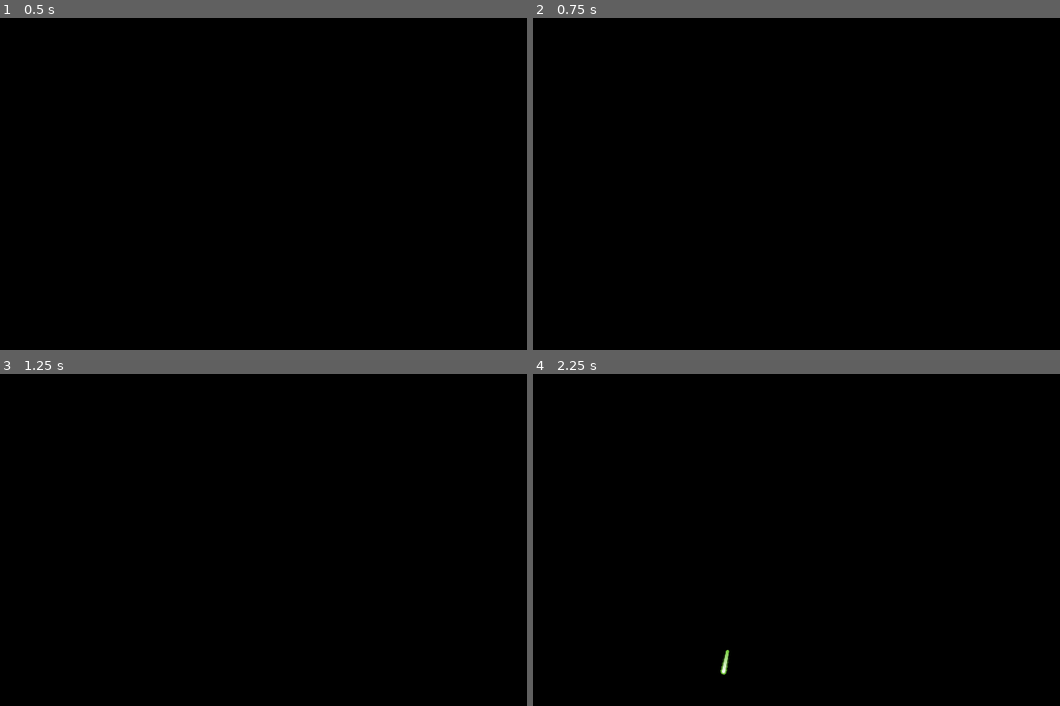
Above: before the commit, frames 1-4 (two rows, left to right).
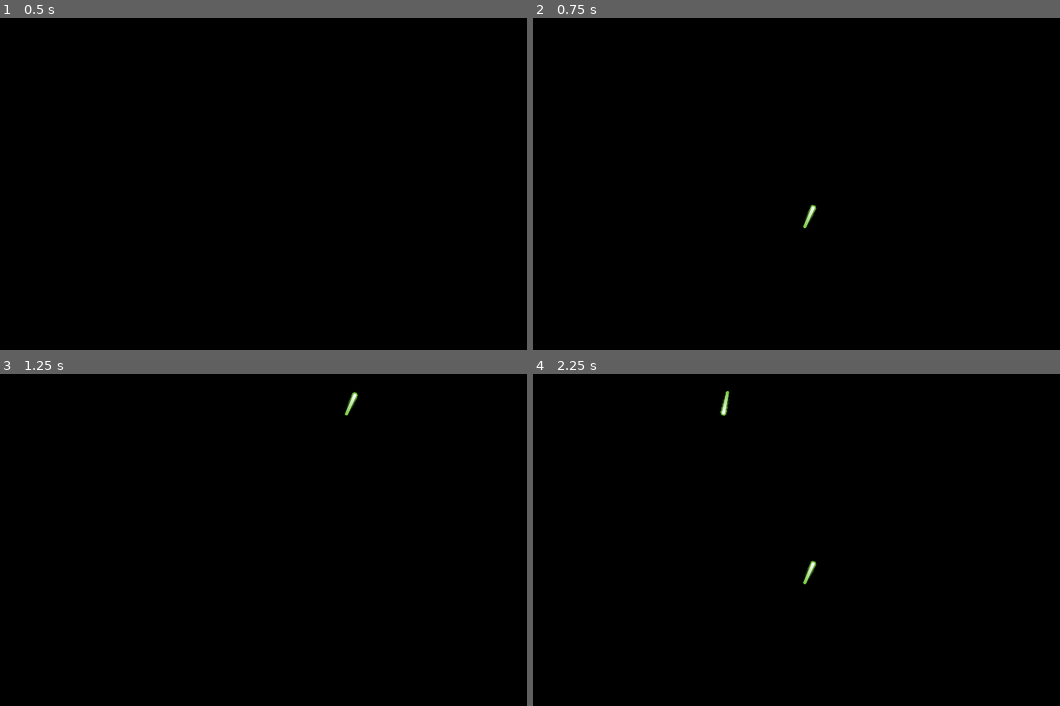
Above: after the commit, the same moments.

Repository: Korppi/AsteroidsClone
Game: Godot game, scene res://scenes/game/Game.tscn
Same seed, same stepped clock (60 frames per second), same inputs: the game is played once before the commit and once after it. The project has no main scene, so this scene is started directly.
Inputs:
- Up to frame 1 (0.5 s): no input
- Up to frame 2 (0.75 s): tap Enter at 0.5 s; hold D (turn_right) from 0.53 s (still down); tap Space (fire_laser) at 0.6 s
- Up to frame 3 (1.25 s): keep holding D (turn_right)
- Up to frame 4 (2.25 s): release D (turn_right) at 1.28 s; hold A (turn_left) 1.28-2.03 s; tap Space (fire_laser) at 1.35, 2.1 s; hold D (turn_right) from 2.03 s (still down)

Frame 1 is identical in both runs. In frame 2, less than 0.1% of the frame differs, in the area x 51-54%, y 56-64%; in frame 3, less than 0.1%; in frame 4, 0.2%, in the area x 35-54%, y 5-91%.

Commit message:
laser now behaves correctly when outside of screen

Diff:
--- a/scenes/game/Laser/Laser.gd
+++ b/scenes/game/Laser/Laser.gd
@@ -1,12 +1,26 @@
 extends Area2D
 
 export var speed = 800
+var screen_size
+var laser_size
 
 func _ready():
 	$Timer.start()
+	screen_size = OS.get_window_size()
+	print(screen_size)
+	laser_size = $Sprite.get_rect().size
+	print(laser_size)
 
 func _process(delta):
 	position += -transform.y * speed * delta
+	if position.x + laser_size.x < -2:
+		position.x = screen_size.x + laser_size.x
+	if position.x - laser_size.x > screen_size.x + 2:
+		position.x = -laser_size.x
+	if position.y + laser_size.y < -2:
+		position.y = screen_size.y + laser_size.y
+	if position.y - laser_size.y > screen_size.y + 2:
+		position.y = -laser_size.y
 
 
 func _on_Timer_timeout():
